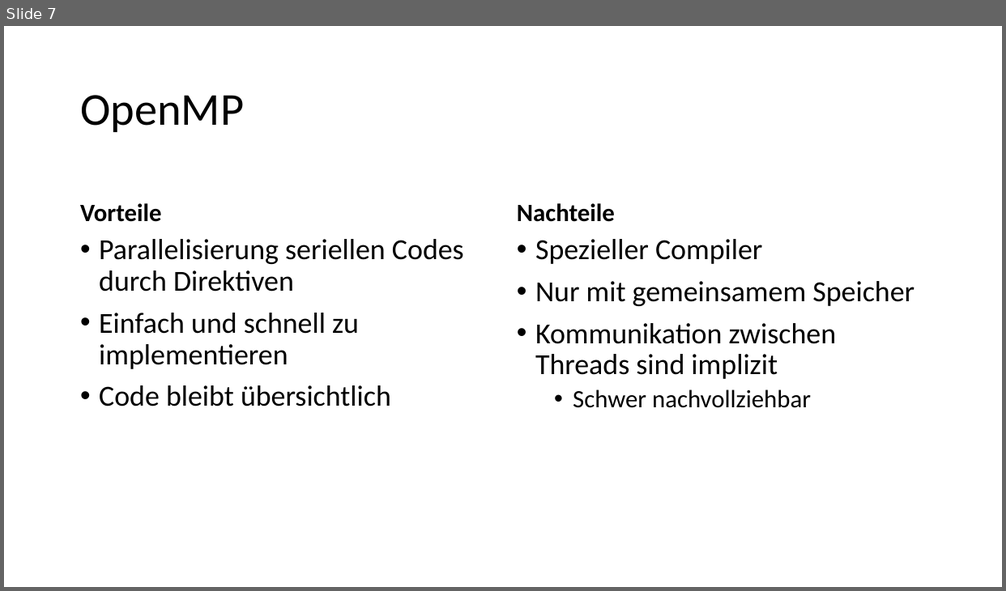
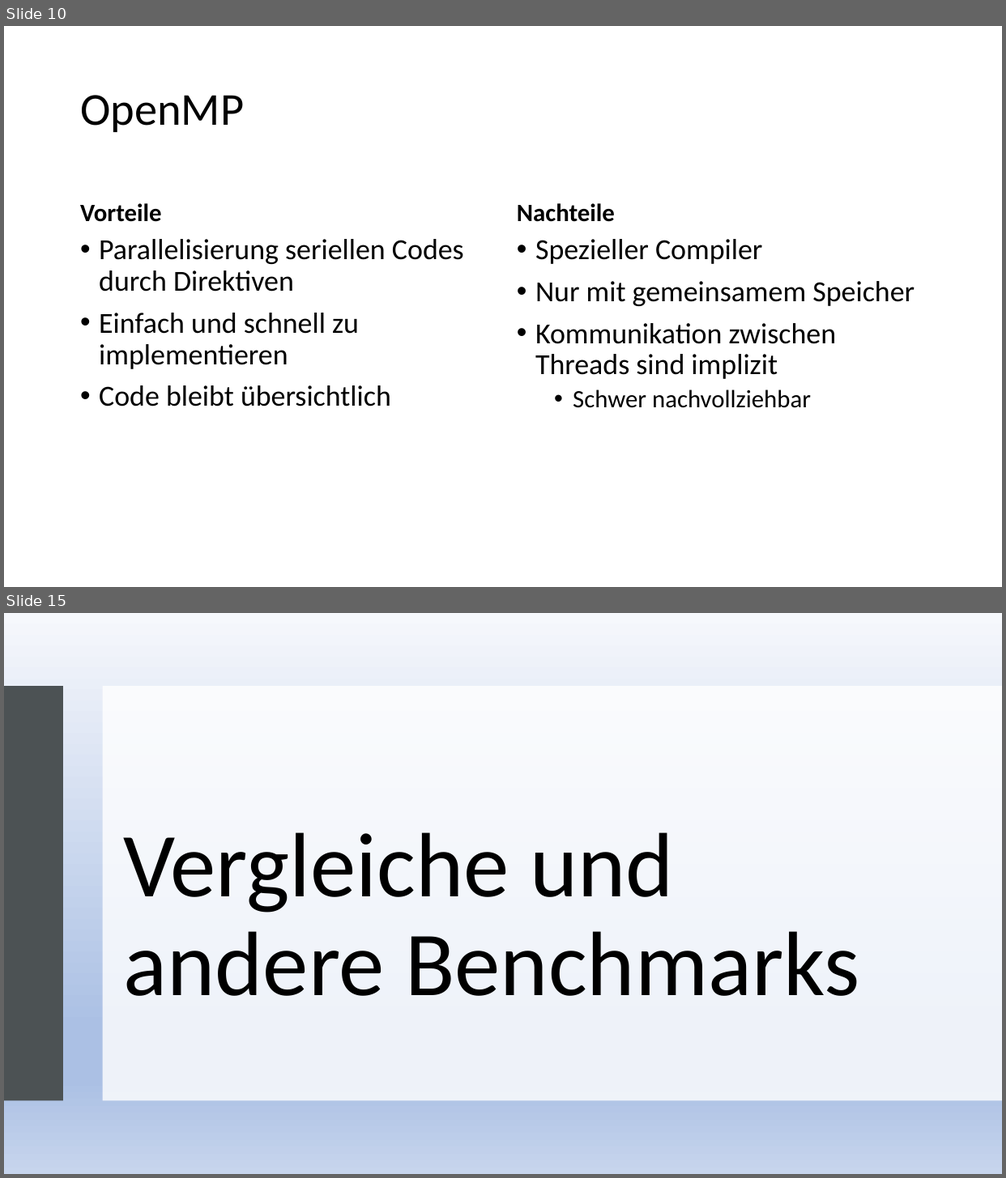
Before and after one commit to dyeske61283/ASE_OpenMP, a slide deck: OpenMP_Folien.pptx. Shown one above the other, each under a label of ours: slide 7 before the commit, slides 10 and 15 after it; the slides between them are not shown. The pictures are 1006x591 and 1006x1178 pixels, drawn with LibreOffice and Linux fonts; fonts in the diff are those of the drawing. Boxes give left, top, right and bottom in pixels: in the first picture for what was removed or moved away, otherwise in the second. Text is boxed around its words. In the diff, an @@ line names an element or a change of style, - is before the commit and + after.

```diff
--- a/OpenMP_Folien.pptx
+++ b/OpenMP_Folien.pptx
@@ slide 15 added at [4,613,1002,1174], background #FFFFFF @@
@@ rectangle added at [4,613,1002,1174], fill gradient #F6F8FC to #ABC0E4 to #C7D5ED @@
@@ rectangle added at [4,686,63,1101], fill #4C5254 @@
@@ rectangle added at [102,686,1002,1101], fill #FFFFFF at 80% opacity @@
@@ title added at [123,833,861,996], 88 pt, text #000000 @@
+Vergleiche und andere Benchmarks
@@ what was slide 7 is now slide 10 @@
```
Also in this commit, not shown: 6 slides changed, 6 other slides added, 1 slide removed, 5 other files.
